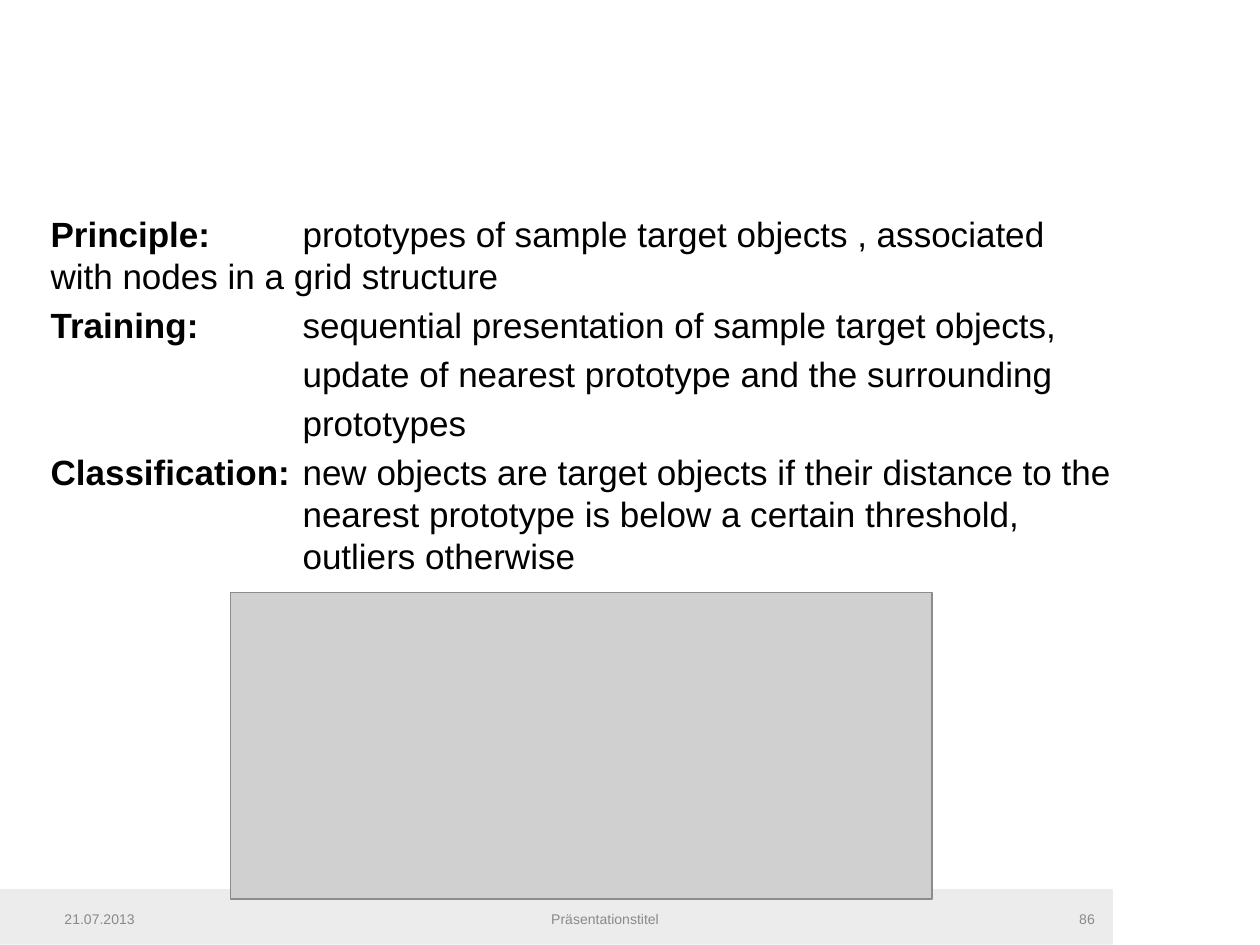
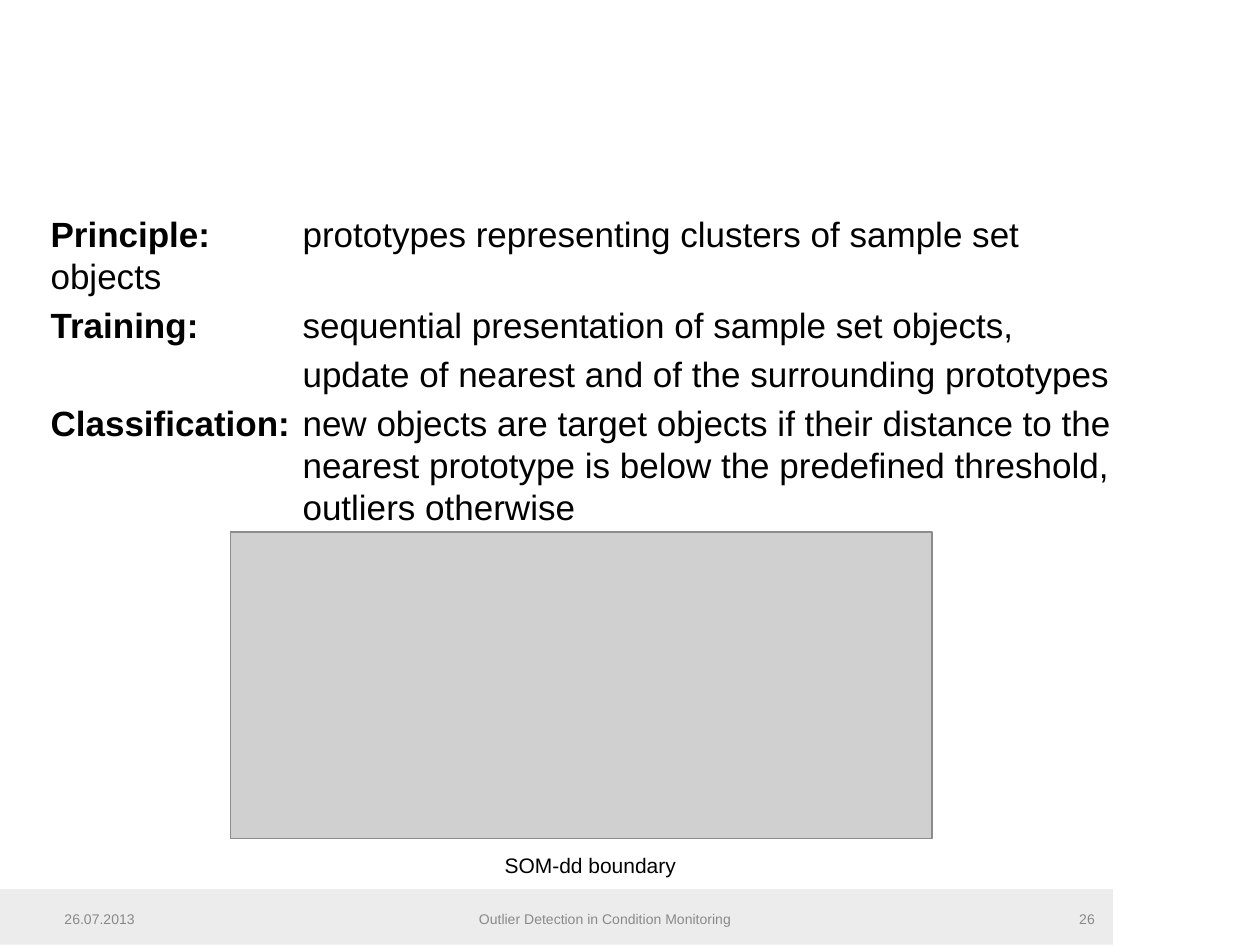
Before and after one commit to fera0013/MasterThesis, a slide deck: slide 26 of Documentation/SemiSupervisedMethodsInConditionMonitoring1.pptx (slide 86 before the commit). Drawn at 1260x945 pixels with LibreOffice and Linux fonts; fonts in the diff are those of the drawing; grey boxes stand for pictures; background and template pictures are left out. Boxes give left, top, right and bottom in pixels: in the first picture for what was removed or moved away, otherwise in the second. Text is boxed around its words. In the diff, an @@ line names an element or a change of style, - is before the commit and + after.

Commit message:
Outlier Detection in Condition Monitoring Documentation

```diff
--- a/Documentation/SemiSupervisedMethodsInConditionMonitoring1.pptx
+++ b/Documentation/SemiSupervisedMethodsInConditionMonitoring1.pptx
@@ text at (51, 221, 1111, 521): text changed @@
-Principle: prototypes of sample target objects , associated with nodes in a grid structure
-Training: sequential presentation of sample target objects,
-update of nearest prototype and the surrounding
-prototypes
-Classification: new objects are target objects if their distance to the nearest prototype is below a certain threshold, outliers otherwise
+Principle: prototypes representing clusters of sample set objects
+Training: sequential presentation of sample set objects,
+update of nearest and of the surrounding prototypes
+Classification: new objects are target objects if their distance to the nearest prototype is below the predefined threshold, outliers otherwise
@@ picture: place and size @@
-picture at (231, 593, 932, 900)
+picture at (231, 532, 932, 838)
@@ text added at (505, 857, 675, 877), 12 pt, text #000000 @@
+SOM-dd boundary
@@ text at (64, 914, 134, 924): text changed @@
-21.07.2013
+26.07.2013
@@ text at (479, 914, 731, 927): text changed @@
-Präsentationstitel
+Outlier Detection in Condition Monitoring
@@ page number at (1079, 914, 1095, 924): text changed @@
-86
+26
```
Also in this commit, not shown: 40 other slides changed, 4 slides added, 91 slides removed, 6 other files.
